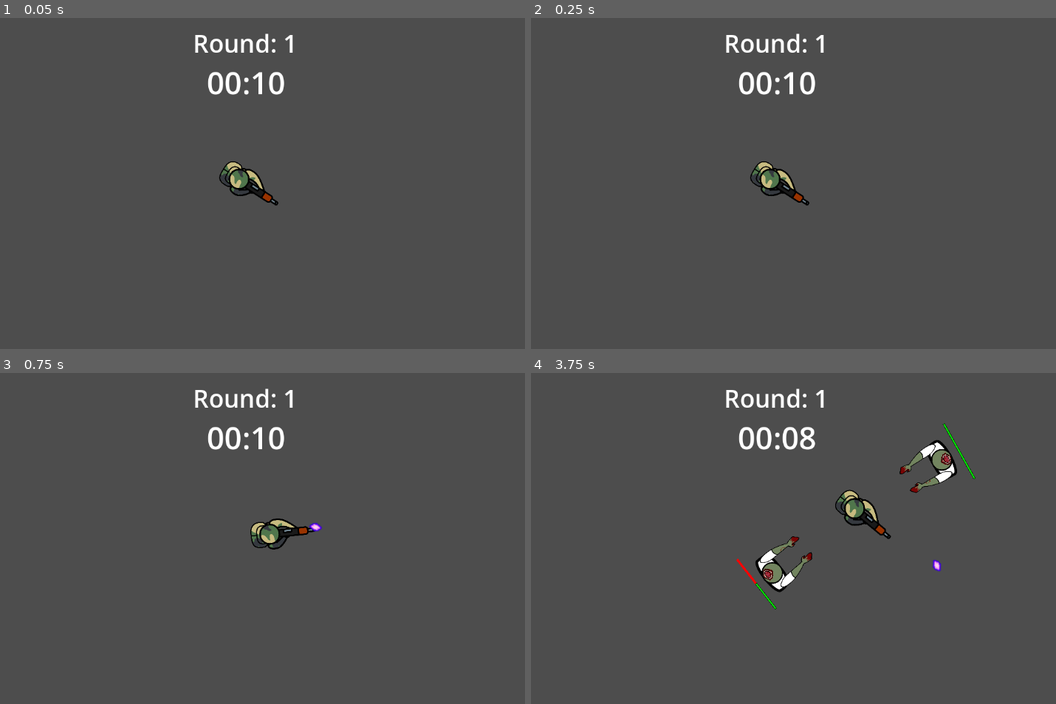
Above: before the commit, frames 1-4 (two rows, left to right).
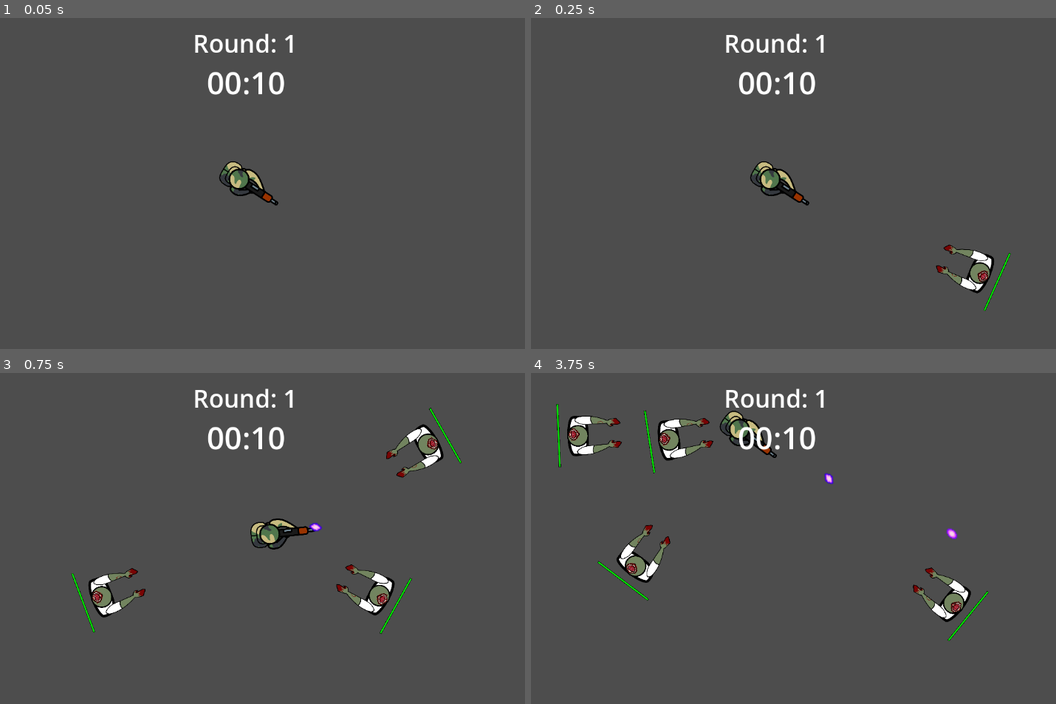
Above: after the commit, the same moments.

Repository: TarikPonciano/Top-Down-Shooter-GamesForged
Game: Godot game, scene res://Scenes/fase_1.tscn
Same seed, same stepped clock (60 frames per second), same inputs: the game is played once before the commit and once after it.
Inputs (mouse positions are in pixels of both pictures, inside the frame that each line leads up to):
- Up to frame 1 (0.05 s): no input
- Up to frame 2 (0.25 s): no input
- Up to frame 3 (0.75 s): move the mouse to (378, 521) at 0.52 s; press the mouse at (378, 521) at 0.53 s; hold D (andar_direita) from 0.53 s (still down)
- Up to frame 4 (3.75 s): move the mouse to (657, 555) at 1.27 s; release D (andar_direita) at 1.28 s; release the mouse at (657, 555) at 1.28 s; hold S (andar_baixo) 1.28-2.03 s; click (657, 555) at 1.35 s; move the mouse to (835, 465) at 2.02 s; press the mouse at (835, 465) at 2.03 s; hold D (andar_direita) 2.03-2.78 s; move the mouse to (746, 604) at 2.77 s; release the mouse at (746, 604) at 2.78 s; hold W (andar_cima) 2.78-3.53 s; click (746, 604) at 2.85 s; move the mouse to (956, 588) at 3.52 s; press the mouse at (956, 588) at 3.53 s; hold A (andar_esquerda) from 3.53 s (still down)

Frame 1 is identical in both runs. In frame 2, 0.8% of the frame differs, in the area x 77-92%, y 68-89%; in frame 3, 2.3%; in frame 4, 6.1%, in the area x 4-88%, y 9-82%.

Commit message:
Dificuldade Implementada

Diff:
--- a/Scenes/fase_1.tscn
+++ b/Scenes/fase_1.tscn
@@ -3,6 +3,7 @@
 [ext_resource type="Script" uid="uid://bywq7hqeb70y7" path="res://Scripts/fase_1.gd" id="1_acukj"]
 [ext_resource type="PackedScene" uid="uid://gfksrepxh8se" path="res://Scenes/Jogador.tscn" id="1_l3mkw"]
 [ext_resource type="PackedScene" uid="uid://mevy3355ivlb" path="res://Scenes/hud_round.tscn" id="3_cq7l2"]
+[ext_resource type="Script" uid="uid://d1tealolxlgtt" path="res://Scripts/spawn_timer.gd" id="3_gw3gf"]
 [ext_resource type="Texture2D" uid="uid://n113y52dpsr8" path="res://Assets/void.png" id="4_efuq8"]
 
 [sub_resource type="TileSetAtlasSource" id="TileSetAtlasSource_efuq8"]
@@ -55,6 +56,7 @@
 
 [node name="SpawnTimer" type="Timer" parent="." unique_id=462264179]
 autostart = true
+script = ExtResource("3_gw3gf")
 
 [node name="SpawnPoints" type="Node2D" parent="." unique_id=996974359]
 
--- a/Scripts/fase_1.gd
+++ b/Scripts/fase_1.gd
@@ -4,7 +4,6 @@
 @onready var jogador = $Jogador
 
 var cena_inimigo = preload("res://Scenes/inimigo.tscn")
-
 func spawn_simples():
 	# Pega o nó SpawnPoints, seleciona todos os nós dentro dele e por fim escolhe um aleatório
 	var spawn_escolhido = pontos_spawn.get_children().pick_random()
--- a/Scripts/inimigo.gd
+++ b/Scripts/inimigo.gd
@@ -9,7 +9,7 @@
 @onready var barra_de_vida := $BarraDeVida
 
 func _ready() -> void:
-	# 1 é a bae, 0.1 * (Global.round - 1) aumenta a dificuldade em 10% para cada round passado
+	# 1 é a base, 0.1 * (Global.round - 1) aumenta a dificuldade em 10% para cada round passado
 	vida = vida * (1 + (0.1 * (Global.round-1)))
 
 	barra_de_vida.max_value = vida
--- /dev/null
+++ b/Scripts/spawn_timer.gd
@@ -0,0 +1,11 @@
+extends Timer
+
+
+# Called when the node enters the scene tree for the first time.
+func _ready() -> void:
+	var wait_time_calculado = wait_time * (-0.05 * (Global.round-1))
+
+	if wait_time_calculado >= 0.2:
+		wait_time = wait_time_calculado
+	else:
+		wait_time = 0.2
Not shown, added: Scripts/spawn_timer.gd.uid
